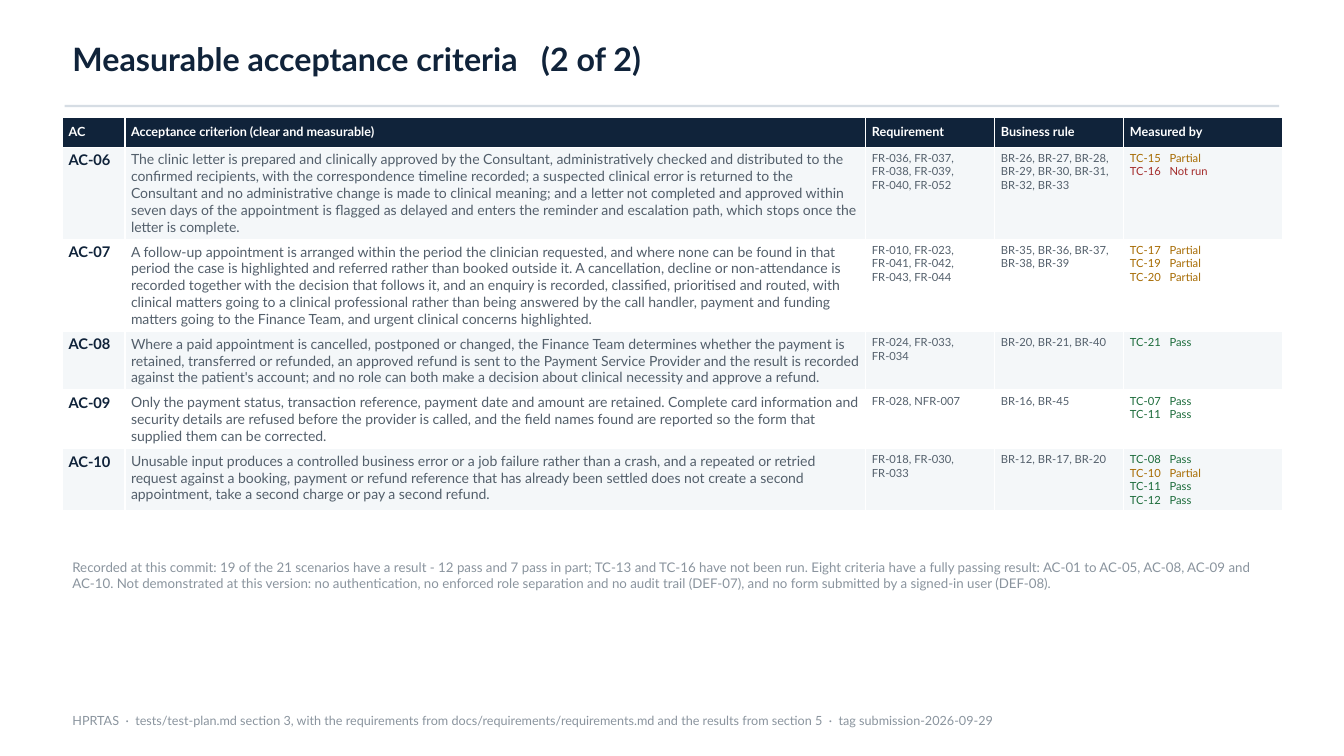
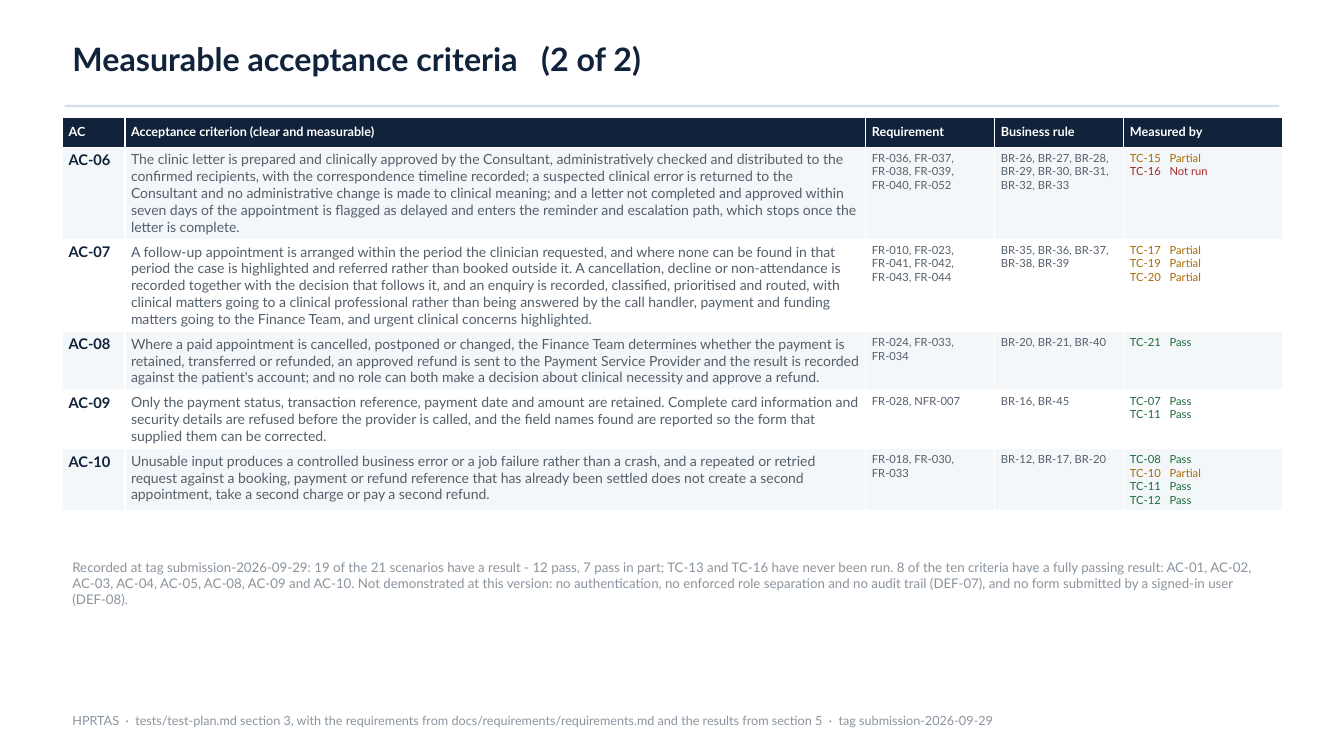
Before and after one commit to GuardFell/HPRTAS, a slide deck: slide 8 of HPRTAS - Five Executable Processes.pptx. Drawn at 1344x756 pixels with LibreOffice and Linux fonts; fonts in the diff are those of the drawing. Boxes give left, top, right and bottom in pixels: in the first picture for what was removed or moved away, otherwise in the second. Text is boxed around its words. In the diff, an @@ line names an element or a change of style, - is before the commit and + after.

```diff
--- a/HPRTAS - Five Executable Processes.pptx
+++ b/HPRTAS - Five Executable Processes.pptx
@@ text at <box>72,562,1251,606</box>: text changed @@
-Recorded at this commit: 19 of the 21 scenarios have a result - 12 pass and 7 pass in part; TC-13 and TC-16 have not been run. Eight criteria have a fully passing result: AC-01 to AC-05, AC-08, AC-09 and AC-10. Not demonstrated at this version: no authentication, no enforced role separation and no audit trail (DEF-07), and no form submitted by a signed-in user (DEF-08).
+Recorded at tag submission-2026-09-29: 19 of the 21 scenarios have a result - 12 pass, 7 pass in part; TC-13 and TC-16 have never been run. 8 of the ten criteria have a fully passing result: AC-01, AC-02, AC-03, AC-04, AC-05, AC-08, AC-09 and AC-10. Not demonstrated at this version: no authentication, no enforced role separation and no audit trail (DEF-07), and no form submitted by a signed-in user (DEF-08).
```
Also in this commit, not shown: 1 other slide changed.
